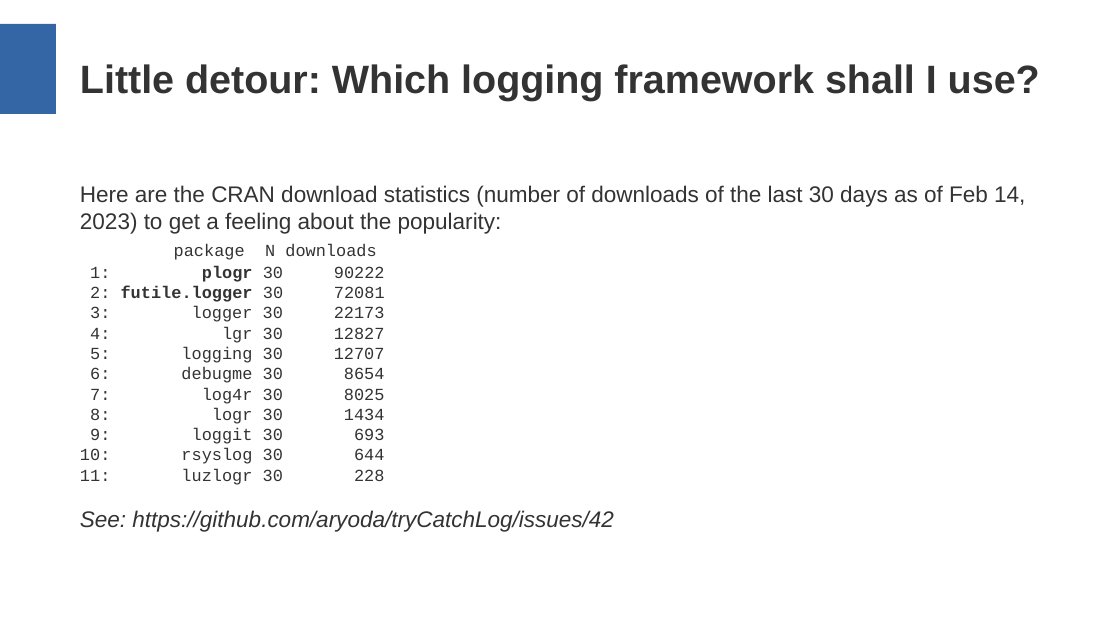
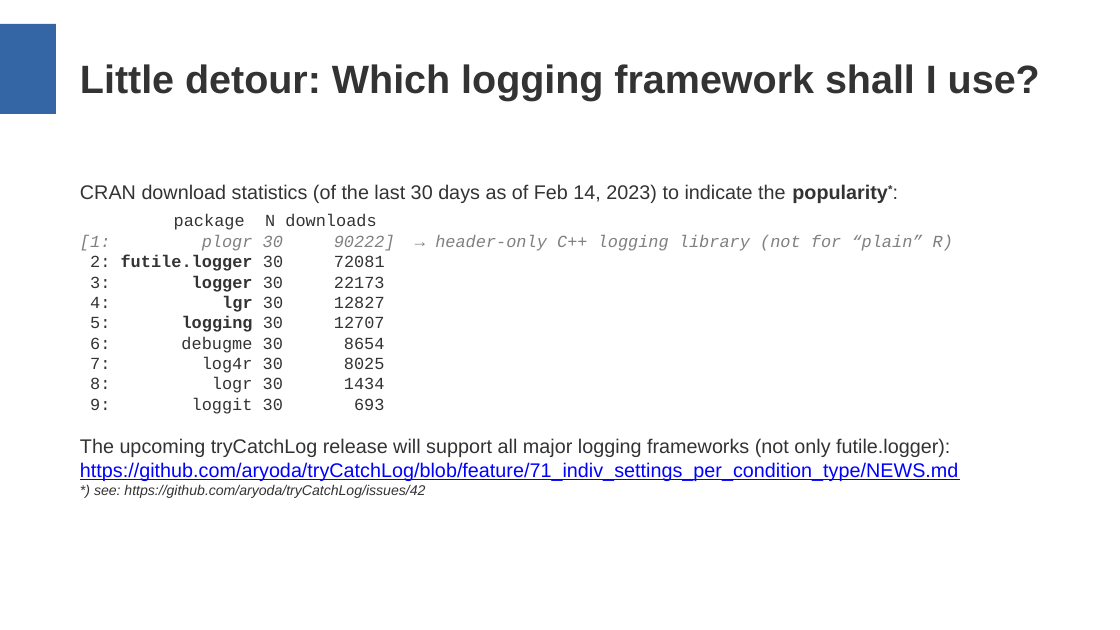
Before and after one commit to aryoda/R_shiny_post_mortem_analysis_training, a slide deck: slide 10 of Training slides (layout may be broken).pptx (slide 8 before the commit). Drawn at 1120x630 pixels with LibreOffice and Linux fonts; fonts in the diff are those of the drawing. Boxes give left, top, right and bottom in pixels: in the first picture for what was removed or moved away, otherwise in the second. Text is boxed around its words. In the diff, an @@ line names an element or a change of style, - is before the commit and + after.

Commit message:
Add link to upcoming tryCatchLog release. Create pdf and pptx file versions

```diff
--- a/Training slides (layout may be broken).pptx
+++ b/Training slides (layout may be broken).pptx
@@ text at box(80, 184, 888, 203): text changed; size 16 to 14 pt @@
-Here are the CRAN download statistics (number of downloads of the last 30 days as of Feb 14, 2023) to get a feeling about the popularity:
+CRAN download statistics (of the last 30 days as of Feb 14, 2023) to indicate the popularity*:
@@ text at box(80, 235, 395, 251): text changed; text colour #333333 to #808080; italic on @@
-1: plogr 30 90222
+[1: plogr 30 90222] → header-only C++ logging library (not for “plain” R)
@@ text at box(90, 275, 385, 332): bold on in "logger", "lgr", "logging" @@
@@ text at box(80, 438, 958, 498): text changed; size 16 to 14 pt; italic off @@
-10: rsyslog 30 644
-11: luzlogr 30 228
-See: https://github.com/aryoda/tryCatchLog/issues/42
+The upcoming tryCatchLog release will support all major logging frameworks (not only futile.logger): https://github.com/aryoda/tryCatchLog/blob/feature/71_indiv_settings_per_condition_type/NEWS.md
+*) see: https://github.com/aryoda/tryCatchLog/issues/42
```
Also in this commit, not shown: 5 other slides changed, 3 slides added, 2 other files.
